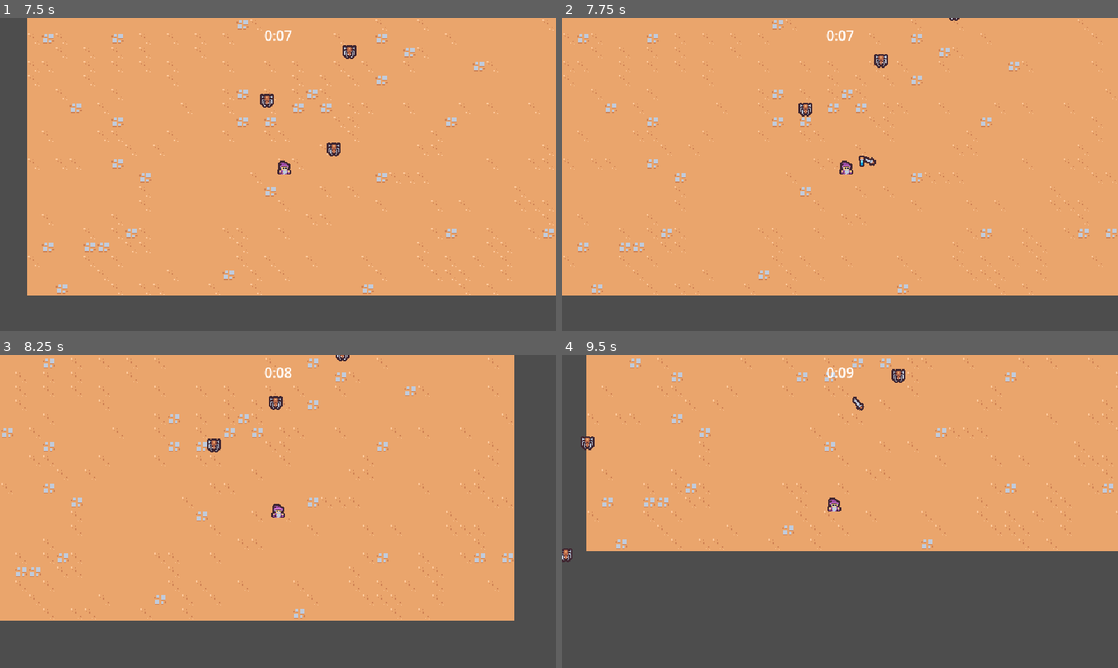
Above: before the commit, frames 1-4 (two rows, left to right).
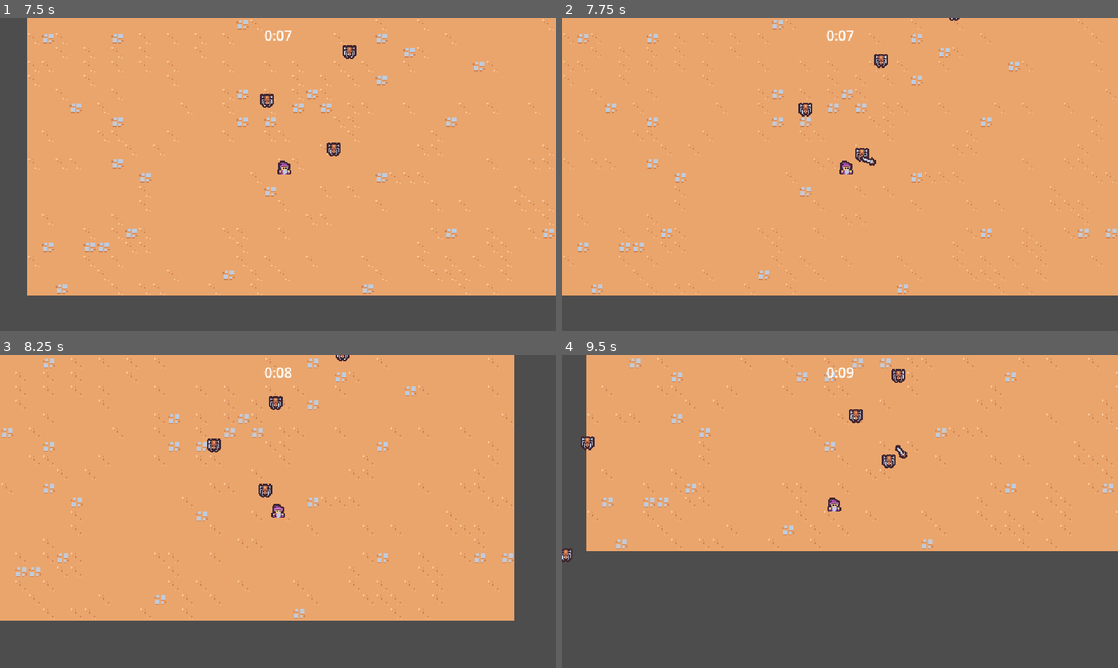
Above: after the commit, the same moments.

Repository: RdotSilva/Godot-2D-Survivor
Game: Godot game, scene res://scenes/main/main.tscn
The game is run twice, just before and just after one commit, with the same random seed, the same clock (stepped at 60 frames per second) and the same inputs.
Inputs:
- Up to frame 1 (7.5 s): hold D (move_right) 0.53-1.28 s; hold S (move_down) 1.28-2.03 s; hold D (move_right) 2.03-2.78 s; hold W (move_up) 2.78-3.53 s; hold A (move_left) 3.53-5.03 s; hold S (move_down) 5.03-5.78 s; hold D (move_right) 5.78-6.53 s; hold W (move_up) 6.53-7.28 s; hold D (move_right) from 7.28 s (still down)
- Up to frame 2 (7.75 s): keep holding D (move_right)
- Up to frame 3 (8.25 s): release D (move_right) at 8.03 s; hold S (move_down) from 8.03 s (still down)
- Up to frame 4 (9.5 s): release S (move_down) at 8.78 s; hold A (move_left) from 8.78 s (still down)

Frame 1 is identical in both runs. In frame 2, less than 0.1% of the frame differs, in the area x 52-56%, y 41-48%; in frame 3, 0.1%; in frame 4, 0.3%, in the area x 51-63%, y 13-37%.
Error after the commit: Invalid access to property or key 'area_entered' on a base object of type 'null instance'. (res://scenes/game_object/basic_enemy/basic_enemy.gd:10)

Commit message:
Refactor hurt and hit box components

Diff:
--- a/scenes/ability/sword_ability/sword_ability.tscn
+++ b/scenes/ability/sword_ability/sword_ability.tscn
@@ -1,6 +1,7 @@
 [gd_scene load_steps=6 format=3 uid="uid://dy8bfxjsfcqp8"]
 
 [ext_resource type="Texture2D" uid="uid://d1eq5wea73bi8" path="res://scenes/ability/sword_ability/sword.png" id="1_kd2pd"]
+[ext_resource type="PackedScene" uid="uid://vbaj4343o2wo" path="res://scenes/component/hitbox_component.tscn" id="2_o41kd"]
 
 [sub_resource type="Animation" id="Animation_owl6c"]
 length = 0.75
@@ -46,7 +47,7 @@
 tracks/3/type = "value"
 tracks/3/imported = false
 tracks/3/enabled = true
-tracks/3/path = NodePath("Area2D/CollisionShape2D:disabled")
+tracks/3/path = NodePath("HitboxComponent/CollisionShape2D:disabled")
 tracks/3/interp = 1
 tracks/3/loop_wrap = true
 tracks/3/keys = {
@@ -101,7 +102,7 @@
 tracks/3/type = "value"
 tracks/3/imported = false
 tracks/3/enabled = true
-tracks/3/path = NodePath("Area2D/CollisionShape2D:disabled")
+tracks/3/path = NodePath("HitboxComponent/CollisionShape2D:disabled")
 tracks/3/interp = 1
 tracks/3/loop_wrap = true
 tracks/3/keys = {
@@ -117,9 +118,6 @@
 "swing": SubResource("Animation_bwoix")
 }
 
-[sub_resource type="RectangleShape2D" id="RectangleShape2D_0sgrf"]
-size = Vector2(30, 30)
-
 [node name="SwordAbility" type="Node2D"]
 
 [node name="AnimationPlayer" type="AnimationPlayer" parent="."]
@@ -131,11 +129,4 @@
 [node name="Sprite2D" type="Sprite2D" parent="."]
 texture = ExtResource("1_kd2pd")
 
-[node name="Area2D" type="Area2D" parent="."]
-collision_layer = 4
-collision_mask = 0
-
-[node name="CollisionShape2D" type="CollisionShape2D" parent="Area2D"]
-position = Vector2(15, 0)
-shape = SubResource("RectangleShape2D_0sgrf")
-disabled = true
+[node name="HitboxComponent" parent="." instance=ExtResource("2_o41kd")]
--- /dev/null
+++ b/scenes/component/hitbox_component.tscn
@@ -0,0 +1,13 @@
+[gd_scene load_steps=2 format=3 uid="uid://vbaj4343o2wo"]
+
+[sub_resource type="RectangleShape2D" id="RectangleShape2D_0sgrf"]
+size = Vector2(30, 30)
+
+[node name="HitboxComponent" type="Area2D"]
+collision_layer = 4
+collision_mask = 0
+
+[node name="CollisionShape2D" type="CollisionShape2D" parent="."]
+position = Vector2(15, 0)
+shape = SubResource("RectangleShape2D_0sgrf")
+disabled = true
--- /dev/null
+++ b/scenes/component/hurt_box_component.tscn
@@ -0,0 +1,12 @@
+[gd_scene load_steps=2 format=3 uid="uid://b3rsb0wbnl14"]
+
+[sub_resource type="CircleShape2D" id="CircleShape2D_7lyyc"]
+radius = 12.0
+
+[node name="HurtBoxComponent" type="Area2D"]
+collision_layer = 0
+collision_mask = 4
+
+[node name="CollisionShape2D" type="CollisionShape2D" parent="."]
+position = Vector2(0, -9)
+shape = SubResource("CircleShape2D_7lyyc")
--- a/scenes/game_object/basic_enemy/basic_enemy.tscn
+++ b/scenes/game_object/basic_enemy/basic_enemy.tscn
@@ -4,9 +4,7 @@
 [ext_resource type="Script" path="res://scenes/game_object/basic_enemy/basic_enemy.gd" id="1_dqudf"]
 [ext_resource type="PackedScene" uid="uid://cme7nl2jwgc26" path="res://scenes/component/health_component.tscn" id="2_n3hpd"]
 [ext_resource type="PackedScene" uid="uid://cosc0jkymi4tm" path="res://scenes/component/vial_drop_component.tscn" id="3_54w5n"]
-
-[sub_resource type="CircleShape2D" id="CircleShape2D_7lyyc"]
-radius = 12.0
+[ext_resource type="PackedScene" uid="uid://b3rsb0wbnl14" path="res://scenes/component/hurt_box_component.tscn" id="4_4bpjw"]
 
 [sub_resource type="CircleShape2D" id="CircleShape2D_g5jrk"]
 radius = 5.0
@@ -23,13 +21,7 @@
 drop_percent = null
 health_component = NodePath("../HealthComponent")
 
-[node name="Area2D" type="Area2D" parent="."]
-collision_layer = 0
-collision_mask = 4
-
-[node name="CollisionShape2D" type="CollisionShape2D" parent="Area2D"]
-position = Vector2(0, -9)
-shape = SubResource("CircleShape2D_7lyyc")
+[node name="HurtBoxComponent" parent="." instance=ExtResource("4_4bpjw")]
 
 [node name="Sprite2D" type="Sprite2D" parent="."]
 texture = ExtResource("1_70ohu")
